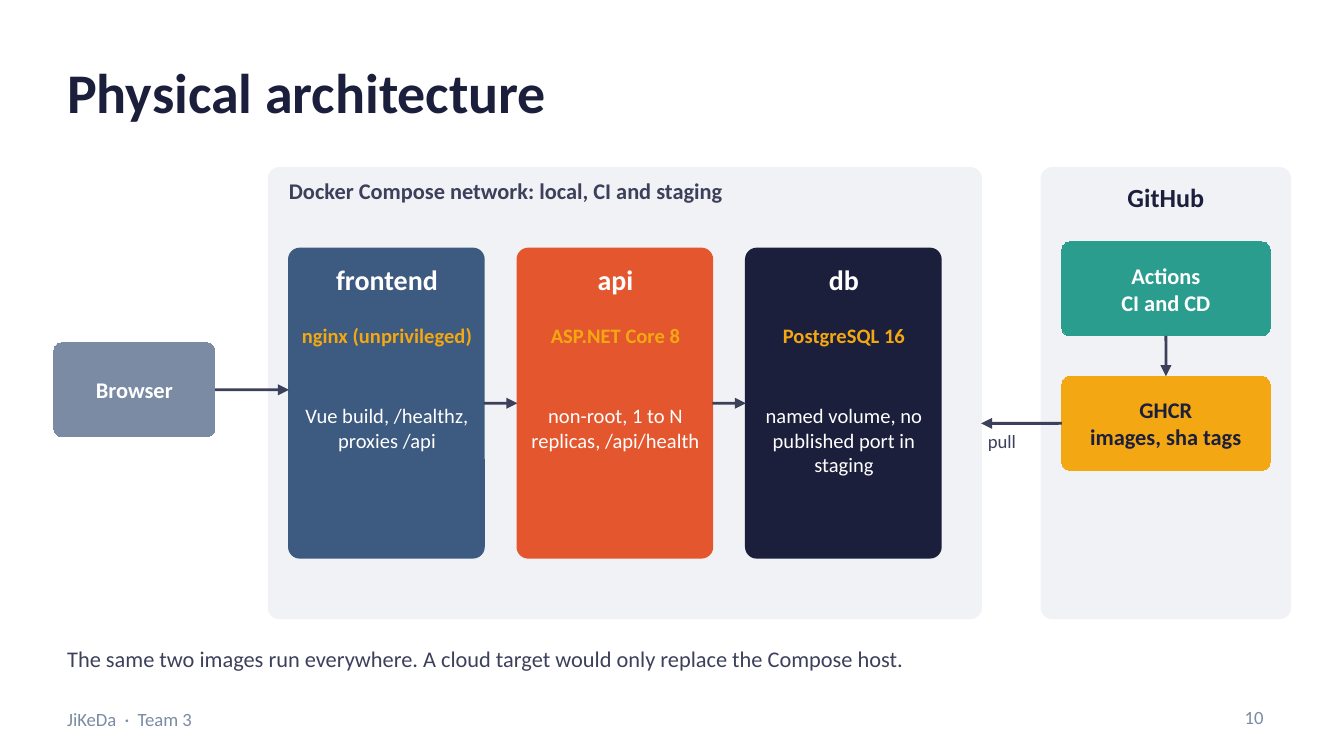
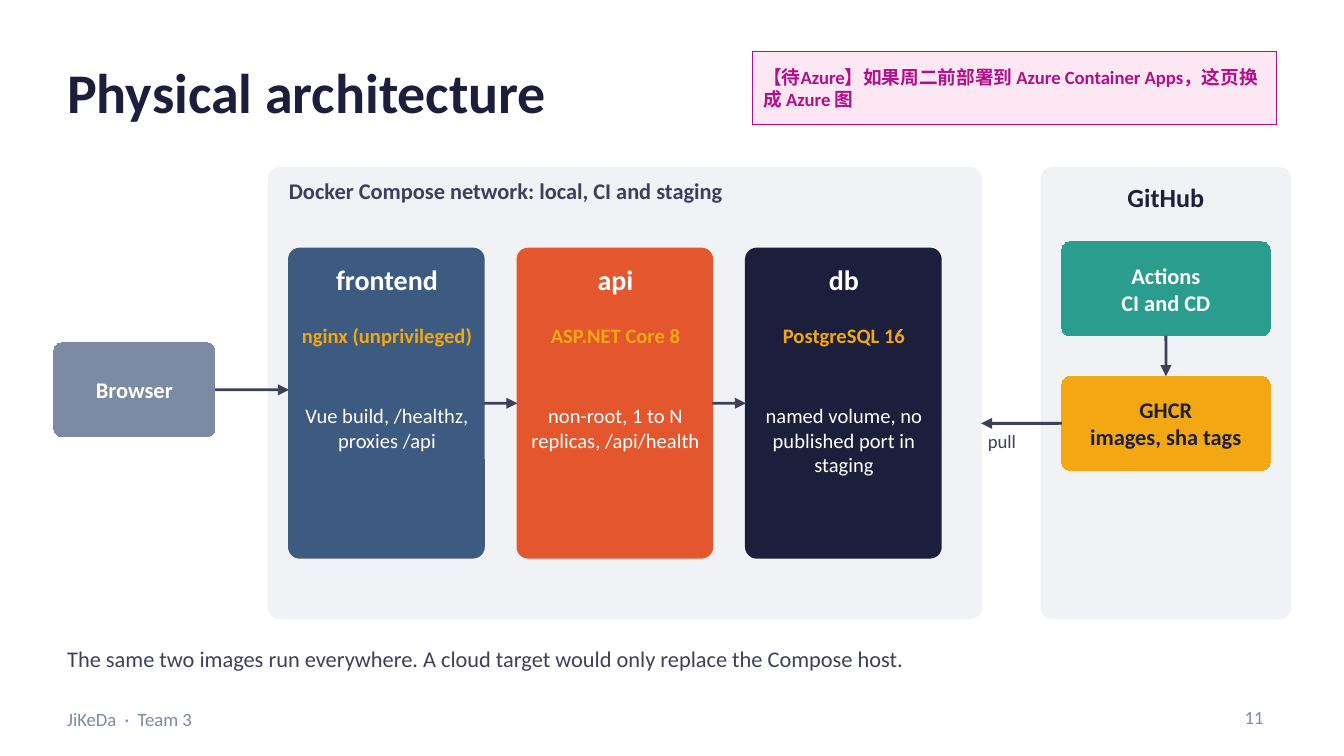
Before and after one commit to Friedriceee/5001, a slide deck: slide 11 of docs/presentation/JiKeDa_Team3_Presentation.pptx (slide 10 before the commit). Drawn at 1344x756 pixels with LibreOffice and Linux fonts; fonts in the diff are those of the drawing. Boxes give left, top, right and bottom in pixels: in the first picture for what was removed or moved away, otherwise in the second. Text is boxed around its words. In the diff, an @@ line names an element or a change of style, - is before the commit and + after.

```diff
--- a/docs/presentation/JiKeDa_Team3_Presentation.pptx
+++ b/docs/presentation/JiKeDa_Team3_Presentation.pptx
@@ rectangle added at bbox=[753, 51, 1277, 125], fill #FCE7F3, outline #B0108A 0.75 pt, 10 pt, text #B0108A, bold @@
+【待Azure】如果周二前部署到 Azure Container Apps，这页换成 Azure 图
@@ page number at bbox=[1245, 712, 1264, 724]: text changed @@
-10
+11
```
Also in this commit, not shown: 8 other slides changed, 2 slides added.
